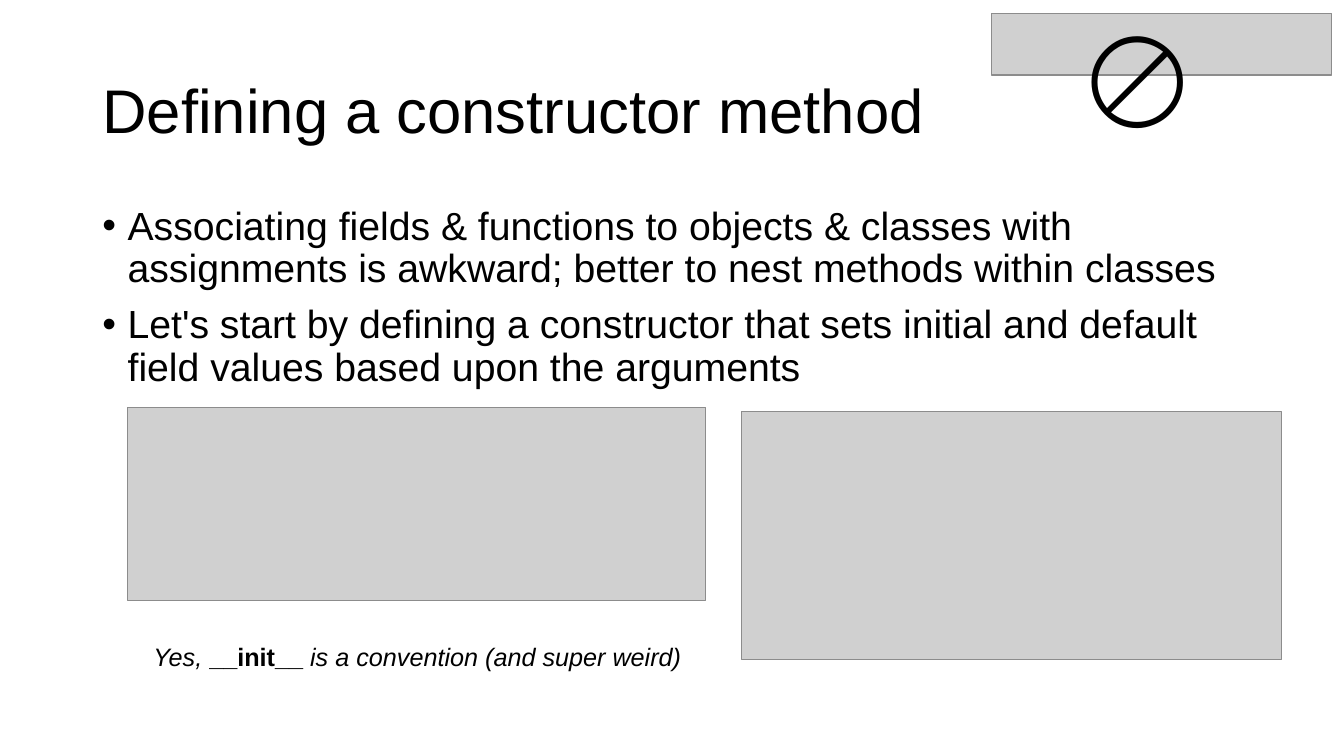
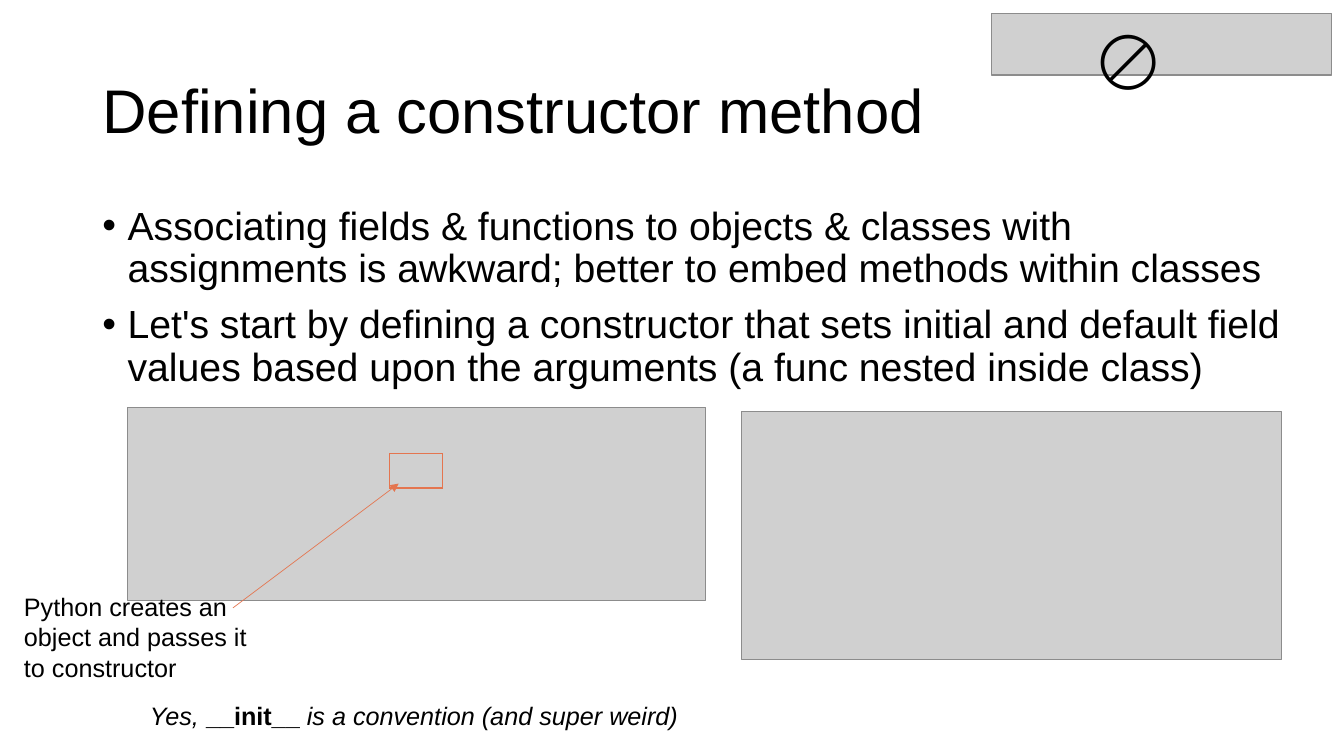
Before and after one commit to parrt/msds501, a slide deck: slide 12 of slides/OO.pptx. Drawn at 1344x756 pixels with LibreOffice and Linux fonts; fonts in the diff are those of the drawing; grey boxes stand for pictures; background and template pictures are left out. Boxes give left, top, right and bottom in pixels: in the first picture for what was removed or moved away, otherwise in the second. Text is boxed around its words. In the diff, an @@ line names an element or a change of style, - is before the commit and + after.

```diff
--- a/slides/OO.pptx
+++ b/slides/OO.pptx
@@ text "🚫": place and size @@
-text "🚫" at box(1078, 0, 1207, 145)
+text "🚫" at box(1089, 10, 1189, 102)
@@ text "🚫" at box(1089, 10, 1189, 102): size 80 to 48 pt @@
@@ text at box(128, 211, 1280, 389): text changed @@
-• Associating fields & functions to objects & classes with assignments is awkward; better to nest methods within classes
-• Let's start by defining a constructor that sets initial and default field values based upon the arguments
+• Associating fields & functions to objects & classes with assignments is awkward; better to embed methods within classes
+• Let's start by defining a constructor that sets initial and default field values based upon the arguments (a func nested inside class)
@@ rectangle added at box(390, 454, 444, 489), outline #E4754F 0.75 pt @@
@@ arrow added from (233, 608) to (399, 484), #E4754F 0.5 pt @@
@@ text added at box(24, 596, 247, 678), 18 pt, text #000000 @@
+Python creates an object and passes it to constructor
@@ text "Yes, __init__ is a convention ...": place and size @@
-text "Yes, __init__ is a convention ..." at box(153, 647, 682, 671)
+text "Yes, __init__ is a convention ..." at box(150, 706, 678, 731)
```
Also in this commit, not shown: 11 other slides changed, 5 other files.
